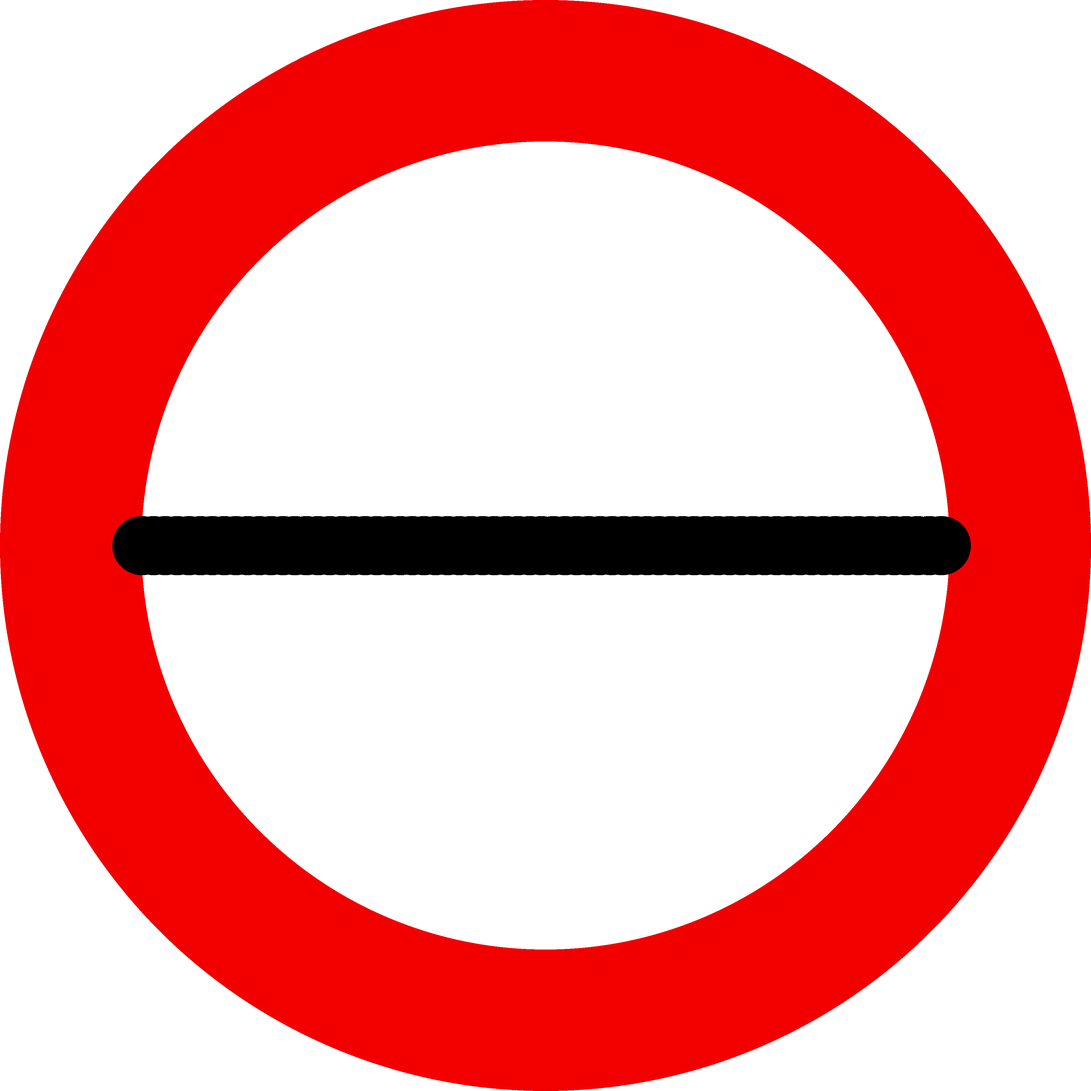
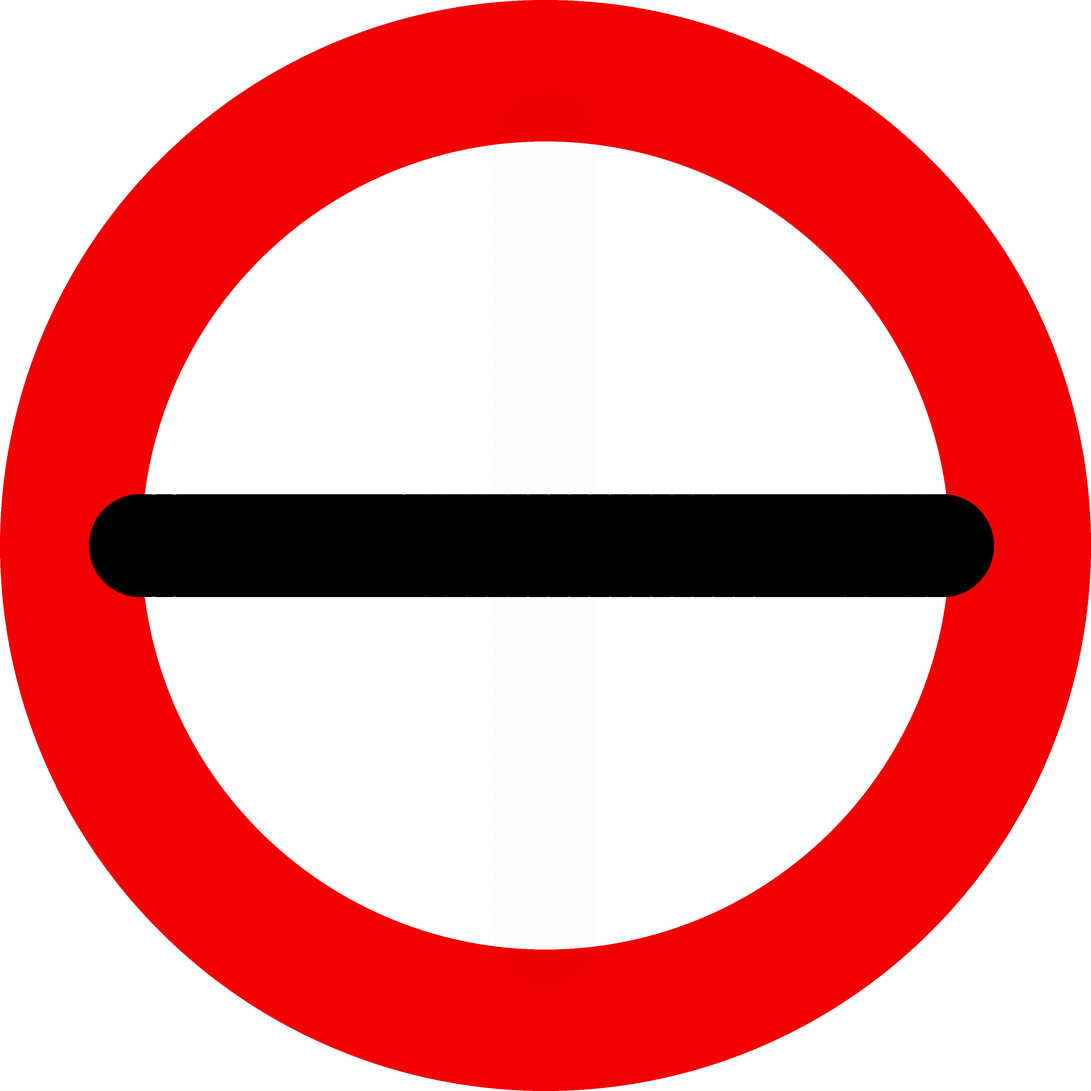
Layer changes from the first 1091 x 1091 image to the second:
painted on "-" over [89, 85, 995, 991]
